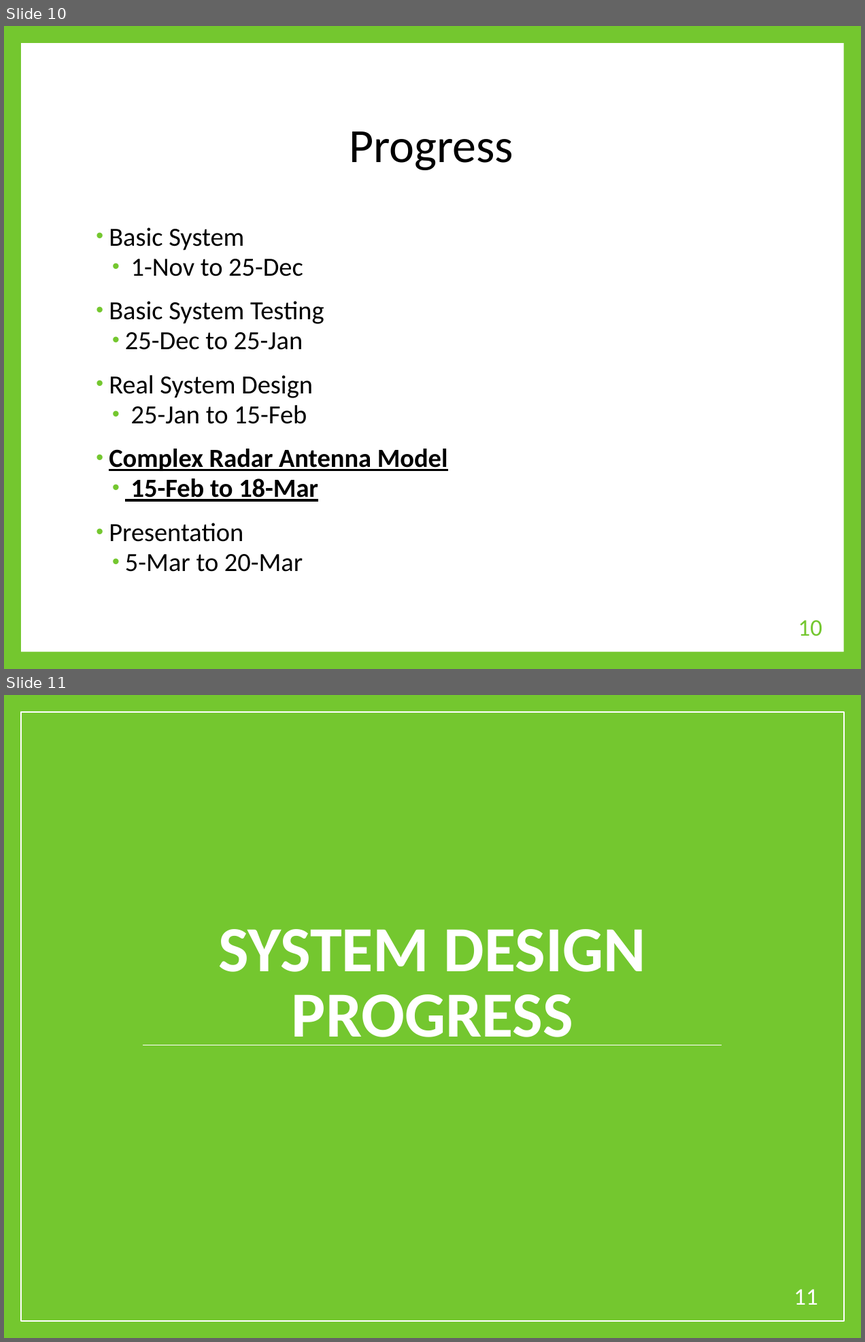
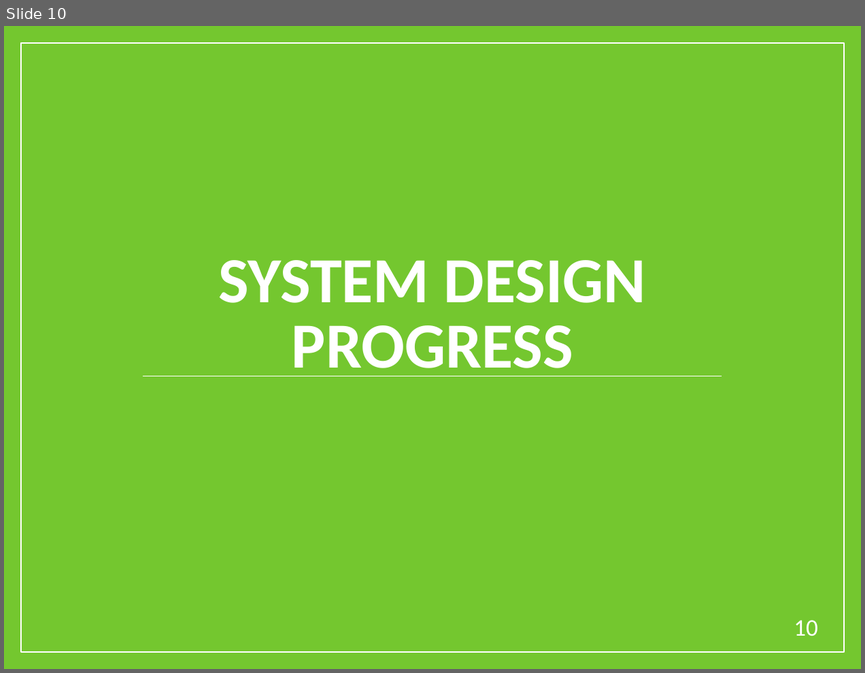
Before and after one commit to alexgonch0/matlab_project, a slide deck: Winter Term Progress PPT Combined.pptx. Shown one above the other, each under a label of ours: slides 10 and 11 before the commit, slide 10 after it. The pictures are 865x1342 and 865x673 pixels, drawn with LibreOffice and Linux fonts; fonts in the diff are those of the drawing. Boxes give left, top, right and bottom in pixels: in the first picture for what was removed or moved away, otherwise in the second. Text is boxed around its words. In the diff, an @@ line names an element or a change of style, - is before the commit and + after.

```diff
--- a/Winter Term Progress PPT Combined.pptx
+++ b/Winter Term Progress PPT Combined.pptx
@@ slide 10 removed at (4, 26, 861, 669), background #74C72F @@
@@ rectangle removed at (21, 43, 844, 652) @@
@@ title removed at (349, 131, 513, 170) @@
-Progress
@@ text removed at (109, 227, 448, 571) @@
-• Basic System
-  • 1-Nov to 25-Dec
-• Basic System Testing
-  • 25-Dec to 25-Jan
-• Real System Design
-  • 25-Jan to 15-Feb
-• Complex Radar Antenna Model
-  • 15-Feb to 18-Mar
-• Presentation
-  • 5-Mar to 20-Mar
@@ page number removed at (798, 620, 822, 635) @@
-10
@@ what was slide 11 is now slide 10 @@
@@ page number at (793, 620, 817, 635): text changed @@
-11
+10
```
Also in this commit, not shown: 1 slide changed.
